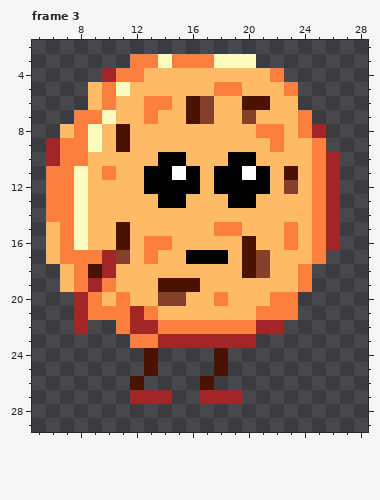
One commit to this pixel-art file: CookieTime/Assets/Animations/JumpAnimation.aseprite. The picture above was drawn from the file before the commit.
32x32 pixels, 6 frames. Shown: frame 3: x 5..28, y 2..29. The commit also changed other frames, which this record leaves out.
After:
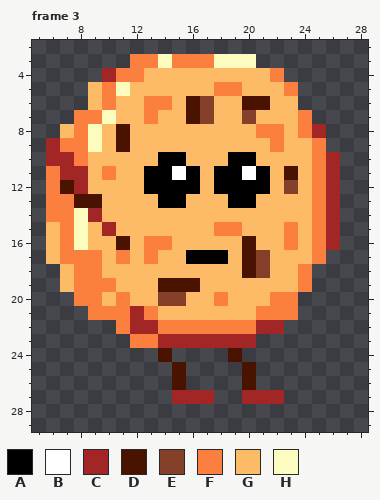
Palette (. is transparent): A #000000  B #ffffff  C #a22626  D #491300  E #844028  F #fb7f3f  G #fdbb67  H #fcfcbe
The edit:
Frame 3:
y 10: x 7 F -> C
y 11: x 7..8 FH -> CC
y 12: x 7..8 FH -> DC
y 13: x 8..9 HG -> DD
y 14: x 9 G -> C
y 15: x 10..11 GD -> CG
y 17: x 10..11 CE -> GF
y 18: x 9..10 DC -> FG
y 19: x 9 C -> F
y 20: x 8 C -> F
y 21..22: x 8 C -> .
y 24: x 13..14 D. -> .D; x 18..19 D. -> .D
y 25: x 13 D -> .; x 15 . -> D; x 18 D -> .; x 20 . -> D
y 26: x 12 D -> .; x 15 . -> D; x 17 D -> .; x 20 . -> D
y 27: x 12..16 CCC.. -> ...CC; x 18..22 CC... -> ..CCC
